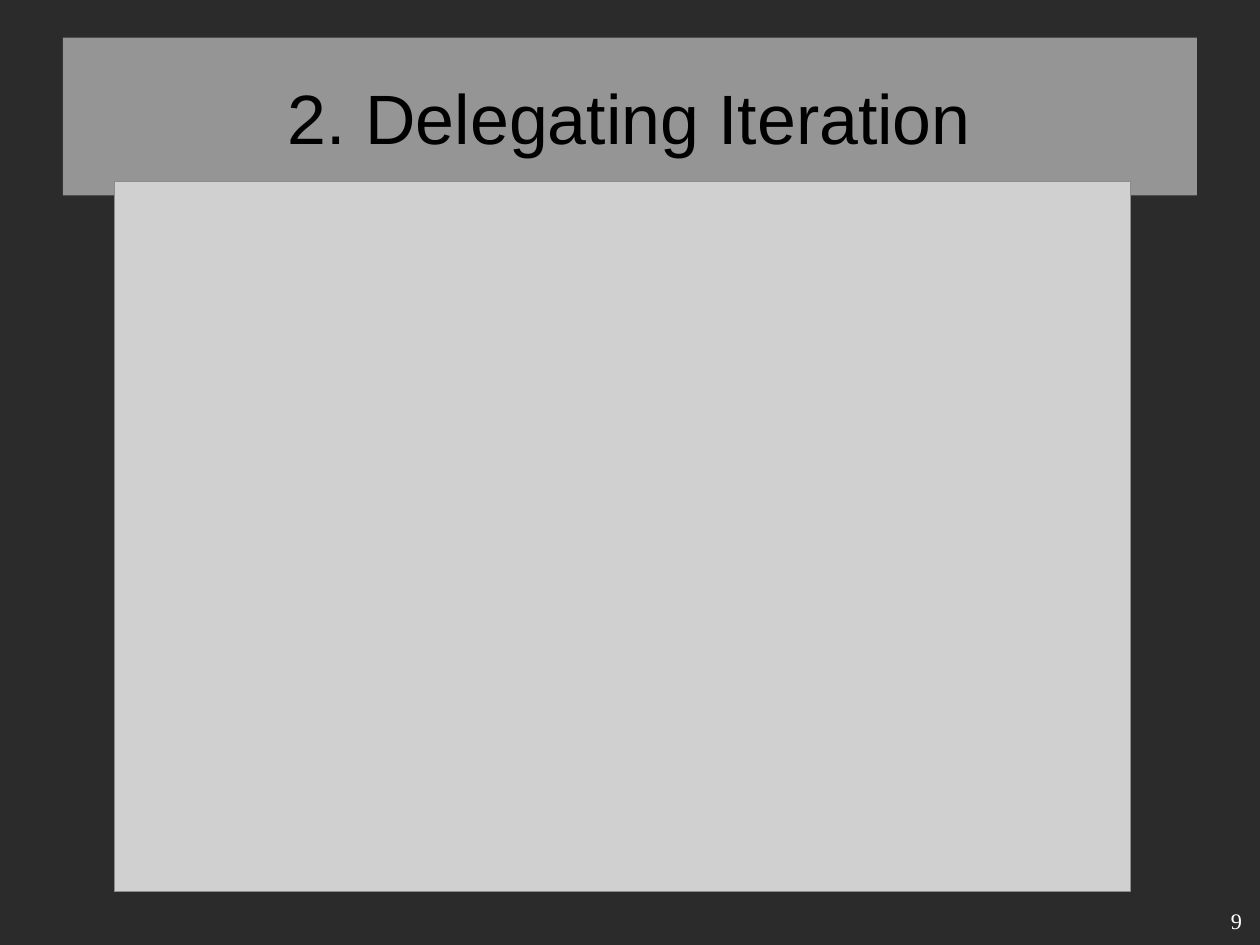
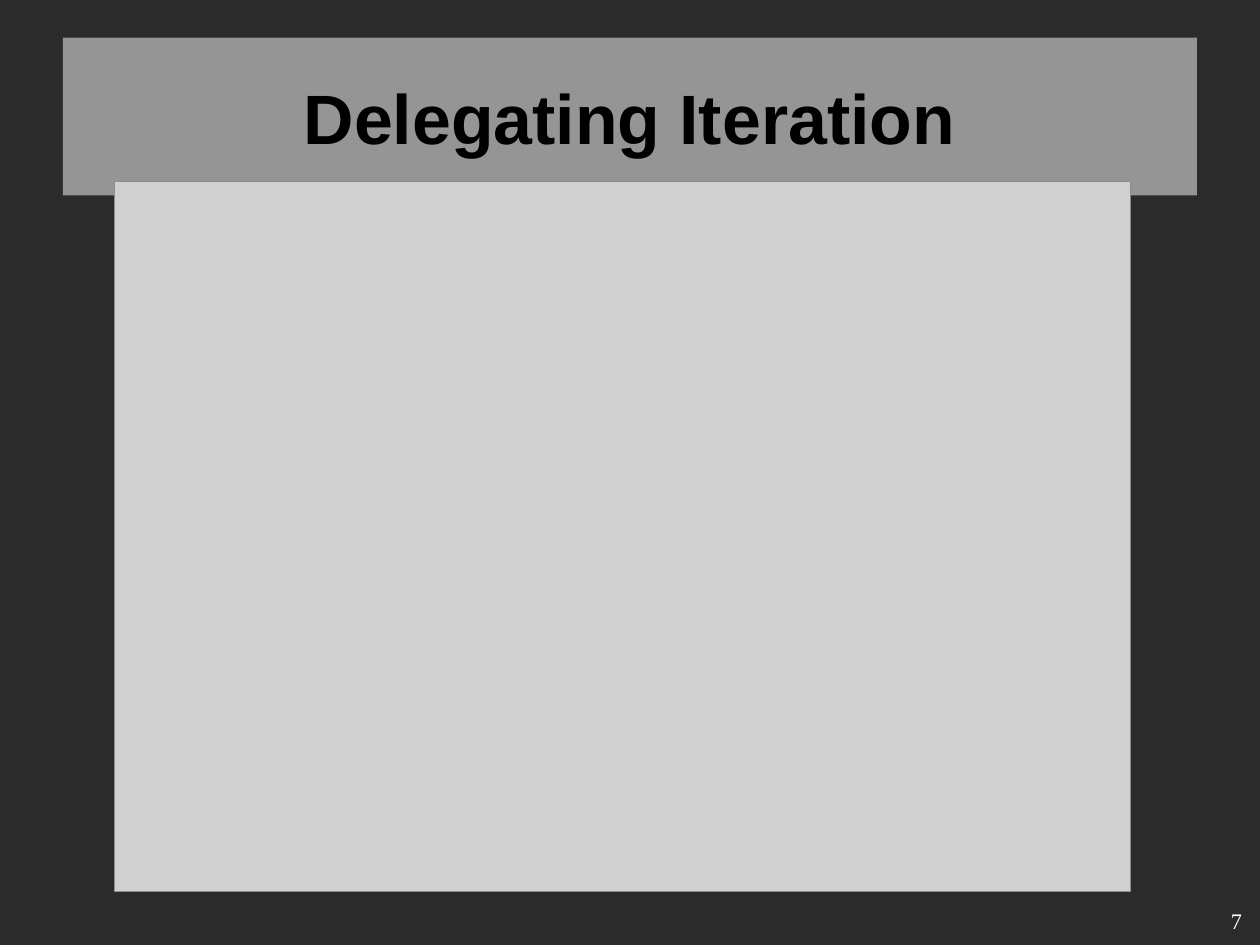
Before and after one commit to VitBomm/presentation, a slide deck: slide 7 of pre.odp (slide 9 before the commit). Drawn at 1260x945 pixels with LibreOffice and Linux fonts; fonts in the diff are those of the drawing; grey boxes stand for pictures; background and template pictures are left out; a plain dark background stands for a picture behind light text. Boxes give left, top, right and bottom in pixels: in the first picture for what was removed or moved away, otherwise in the second. Text is boxed around its words. In the diff, an @@ line names an element or a change of style, - is before the commit and + after.

```diff
--- a/pre.odp
+++ b/pre.odp
@@ title at [304, 93, 955, 157]: text changed; bold on @@
-2. Delegating Iteration
+Delegating Iteration
@@ page number at [1231, 914, 1242, 929]: text changed @@
-9
+7
```
Also in this commit, not shown: 4 other slides changed, 35 slides added, 13 slides removed, 2 other files.
